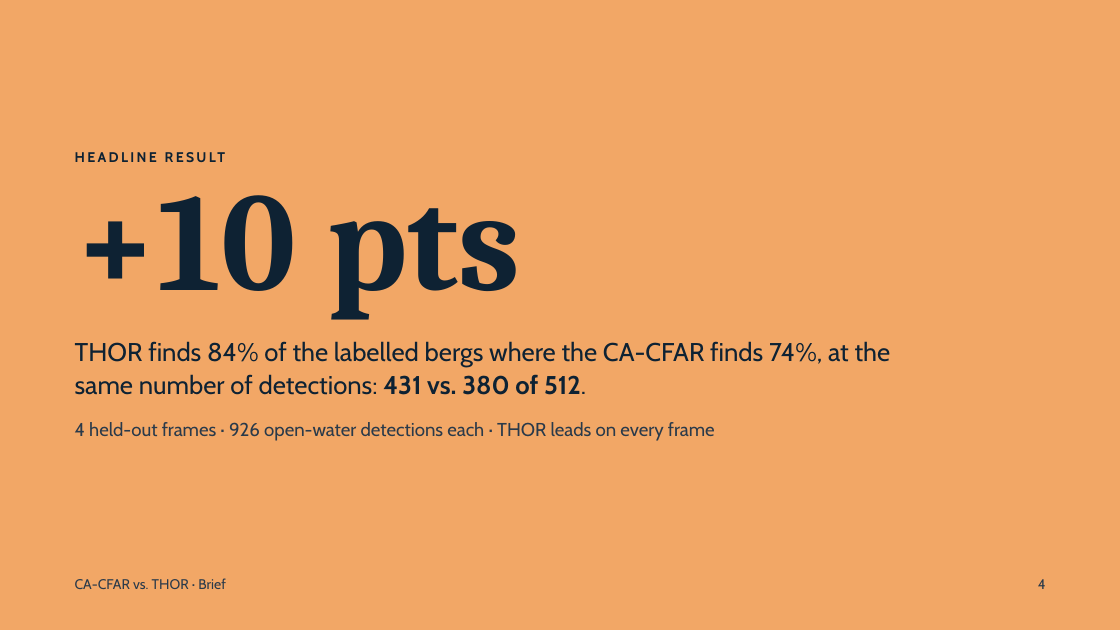
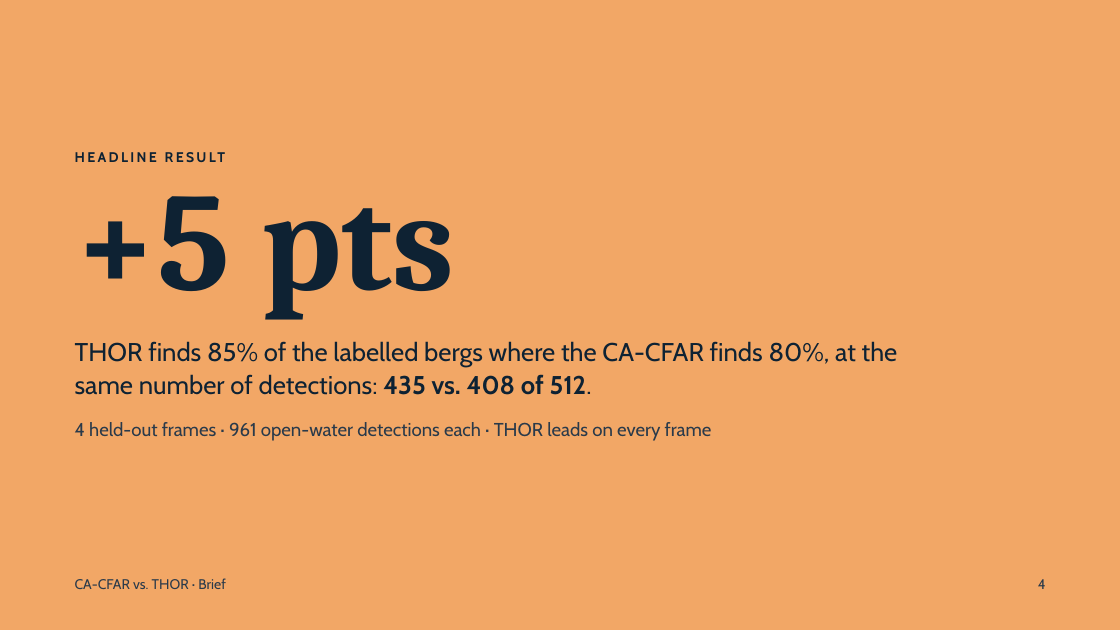
Before and after one commit to natali-kovalski/iceberg-alley-sar, a slide deck: slide 4 of docs/presentation/CA-CFAR vs THOR — Brief.pptx. Drawn at 1120x630 pixels with LibreOffice and Linux fonts; fonts in the diff are those of the drawing. Boxes give left, top, right and bottom in pixels: in the first picture for what was removed or moved away, otherwise in the second. Text is boxed around its words. In the diff, an @@ line names an element or a change of style, - is before the commit and + after.

```diff
--- a/docs/presentation/CA-CFAR vs THOR — Brief.pptx
+++ b/docs/presentation/CA-CFAR vs THOR — Brief.pptx
@@ text at bbox=[75, 196, 454, 320]: text changed @@
-+10 pts
++5 pts
@@ text at bbox=[75, 341, 898, 395]: text changed @@
-THOR finds 84% of the labelled bergs where the CA-CFAR finds 74%, at the same number of detections: 431 vs. 380 of 512.
+THOR finds 85% of the labelled bergs where the CA-CFAR finds 80%, at the same number of detections: 435 vs. 408 of 512.
@@ text at bbox=[75, 422, 712, 441]: text changed @@
-4 held-out frames · 926 open-water detections each · THOR leads on every frame
+4 held-out frames · 961 open-water detections each · THOR leads on every frame
```
Also in this commit, not shown: 5 other slides changed, 48 other files.
